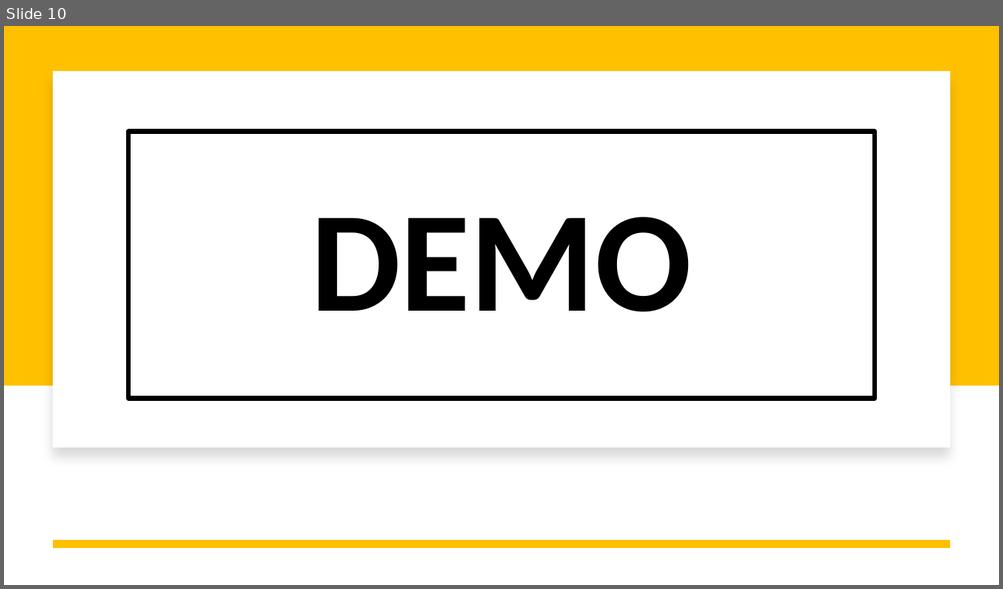
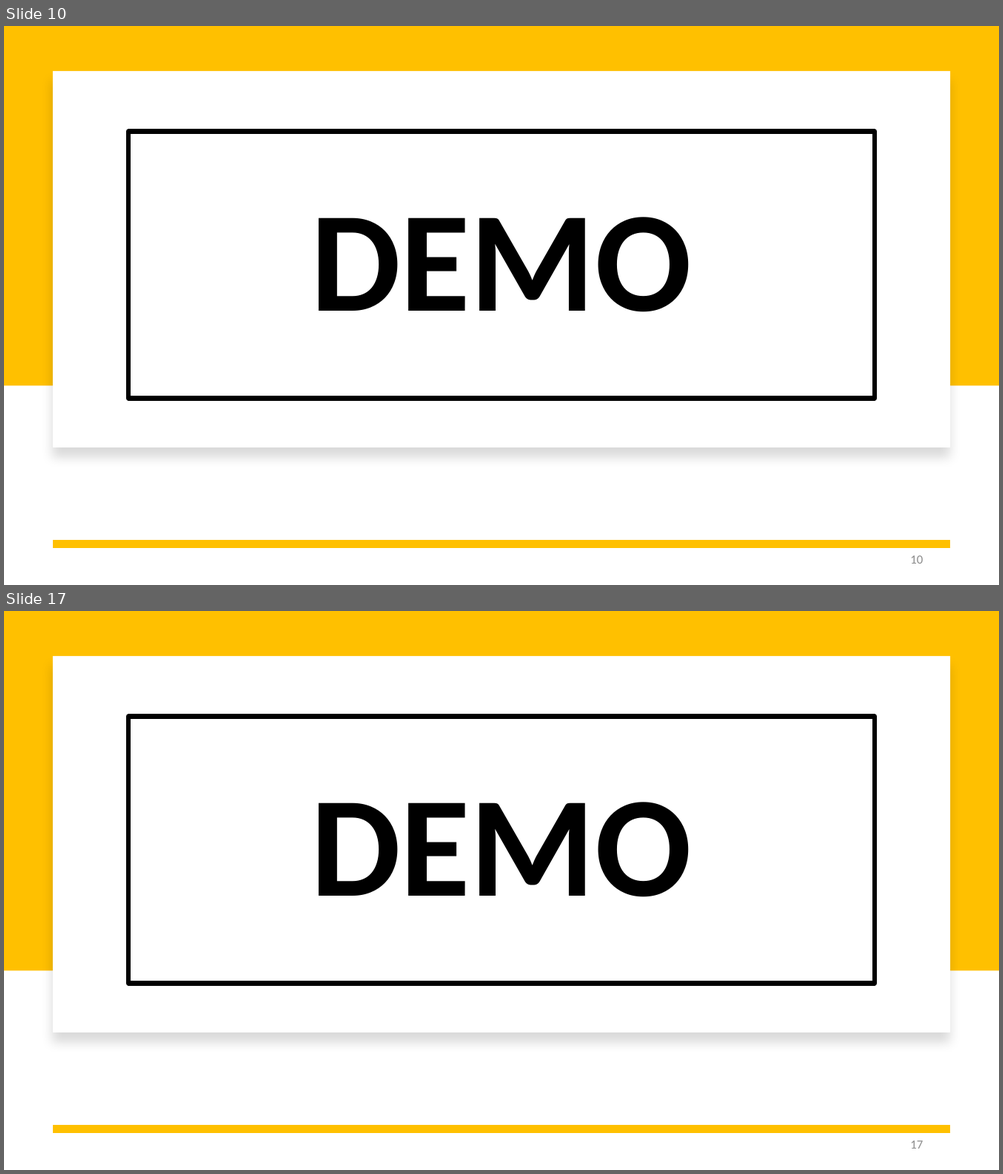
Before and after one commit to nimesh-t/Electronique-Numerique, a slide deck: Presentation/Presentation_Capteurs_BMP280.pptx. Shown one above the other, each under a label of ours: slide 10 before the commit, slides 10 and 17 after it; the slides between them are not shown. The pictures are 1003x589 and 1003x1174 pixels, drawn with LibreOffice and Linux fonts; fonts in the diff are those of the drawing. Boxes give left, top, right and bottom in pixels: in the first picture for what was removed or moved away, otherwise in the second. Text is boxed around its words. In the diff, an @@ line names an element or a change of style, - is before the commit and + after.

```diff
--- a/Presentation/Presentation_Capteurs_BMP280.pptx
+++ b/Presentation/Presentation_Capteurs_BMP280.pptx
@@ slide 17 added at [4,611,999,1170], background #FFFFFF @@
@@ rectangle added at [4,611,999,971], fill #FFC000 @@
@@ rectangle added at [53,655,950,1033], fill #FFFFFF @@
@@ title added at [128,716,875,983], outline #000000 4.5 pt, 138 pt, text #000000, bold @@
+DEMO
@@ line added from (950, 1130) to (53, 1130), #FFC000 8 pt @@
@@ page number added at [910,1141,922,1149], 12 pt, text #8C8C8C @@
+17
@@ slide 10 changed as well @@
@@ page number added at [910,556,922,564], 12 pt, text #8C8C8C @@
+10
```
Also in this commit, not shown: 9 other slides changed, 6 other slides added.
